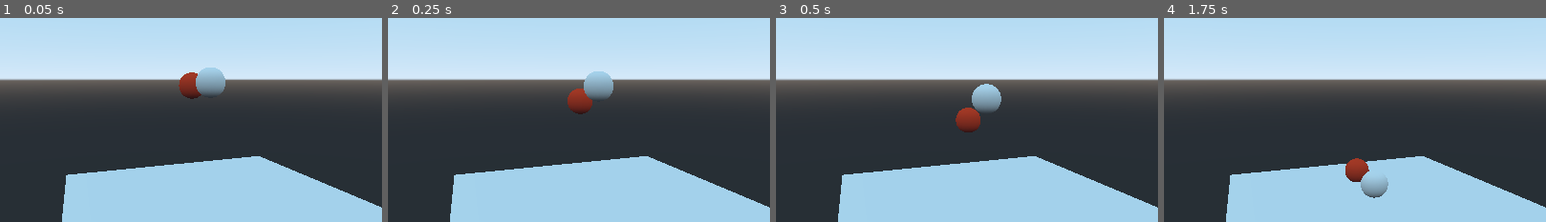
Above: before the commit, frames 1-4 (left to right).
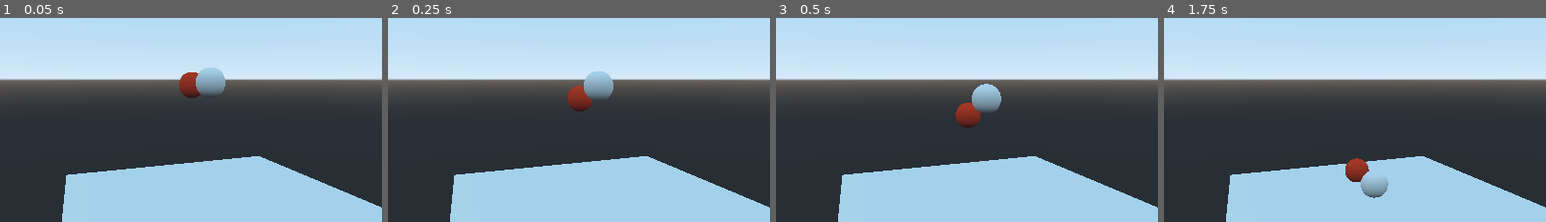
Above: after the commit, the same moments.

Repository: Voxelers/phyLearn
Game: Godot game, scene res://RigidVsKine.tscn
Two runs of this game, one before a commit and one after it. Both use one fixed random seed, a clock stepped at 60 frames per second and the inputs below.
Inputs:
- Up to frame 1 (0.05 s): no input
- Up to frame 2 (0.25 s): no input
- Up to frame 3 (0.5 s): no input
- Up to frame 4 (1.75 s): no input
The pictures show only the part of the screen within x 23-73%, y 9-59%; the shares and areas given below are measured in that part.

The runs differ from the first frame. In frame 1, less than 0.1% of the frame differs, in the area x 46-53%, y 26-40%; in frame 2, 0.2%; in frame 3, 0.4%, in the area x 47-54%, y 41-57%; in frame 4, nothing differs.

Commit message:
Adding gravity force speed

Diff:
--- a/KinematicBody.gd
+++ b/KinematicBody.gd
@@ -1,15 +1,26 @@
 extends KinematicBody
 
-export var speed = 0.10
+# export var speed = 0.10
 
-var velocity = Vector3.ZERO
+var velocity = Vector3.DOWN
+
+var frames = 0
 
 
 # Called when the node enters the scene tree for the first time.
 func _ready():
-	velocity = Vector3.DOWN * speed
-
+	velocity = velocity
 
 # Called every frame. 'delta' is the elapsed time since the previous frame.
 func _process(delta):
-	move_and_collide(velocity)
+	pass
+
+func _physics_process(delta):
+	var speed = OS.get_ticks_msec()/1000 * (9.8/100)
+	velocity = Vector3.DOWN * speed
+	frames = frames + 1  # by default 60 fps
+	# velocity = velocity * 0.97
+	move_and_collide(velocity * speed)
+
+func _exit_tree():  # close the window
+	print("Total frames: ", frames)
--- a/project.godot
+++ b/project.godot
@@ -14,6 +14,10 @@
 run/main_scene="res://RigidVsKine.tscn"
 config/icon="res://icon.png"
 
+[global]
+
+fps=true
+
 [physics]
 
 common/enable_pause_aware_picking=true
